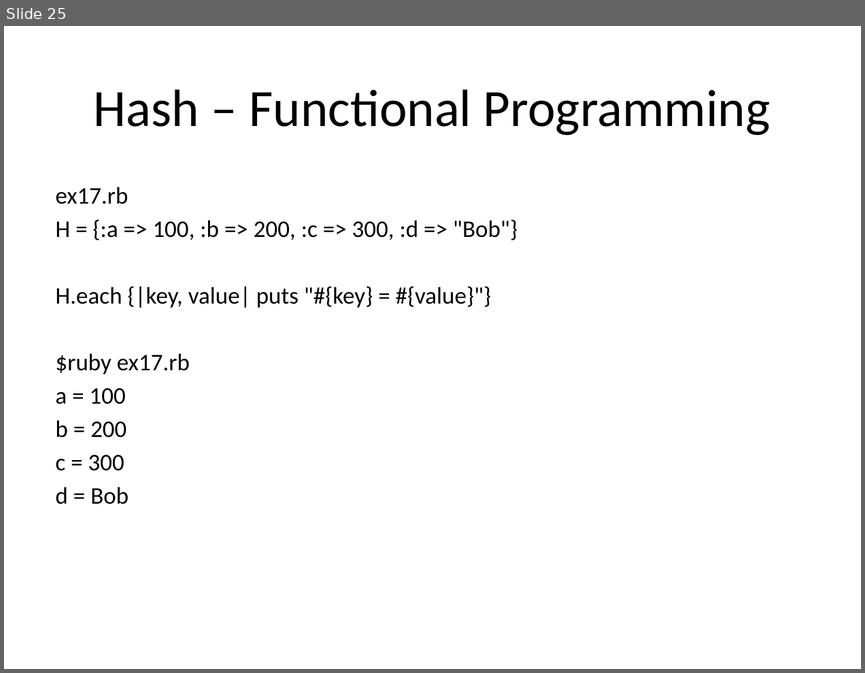
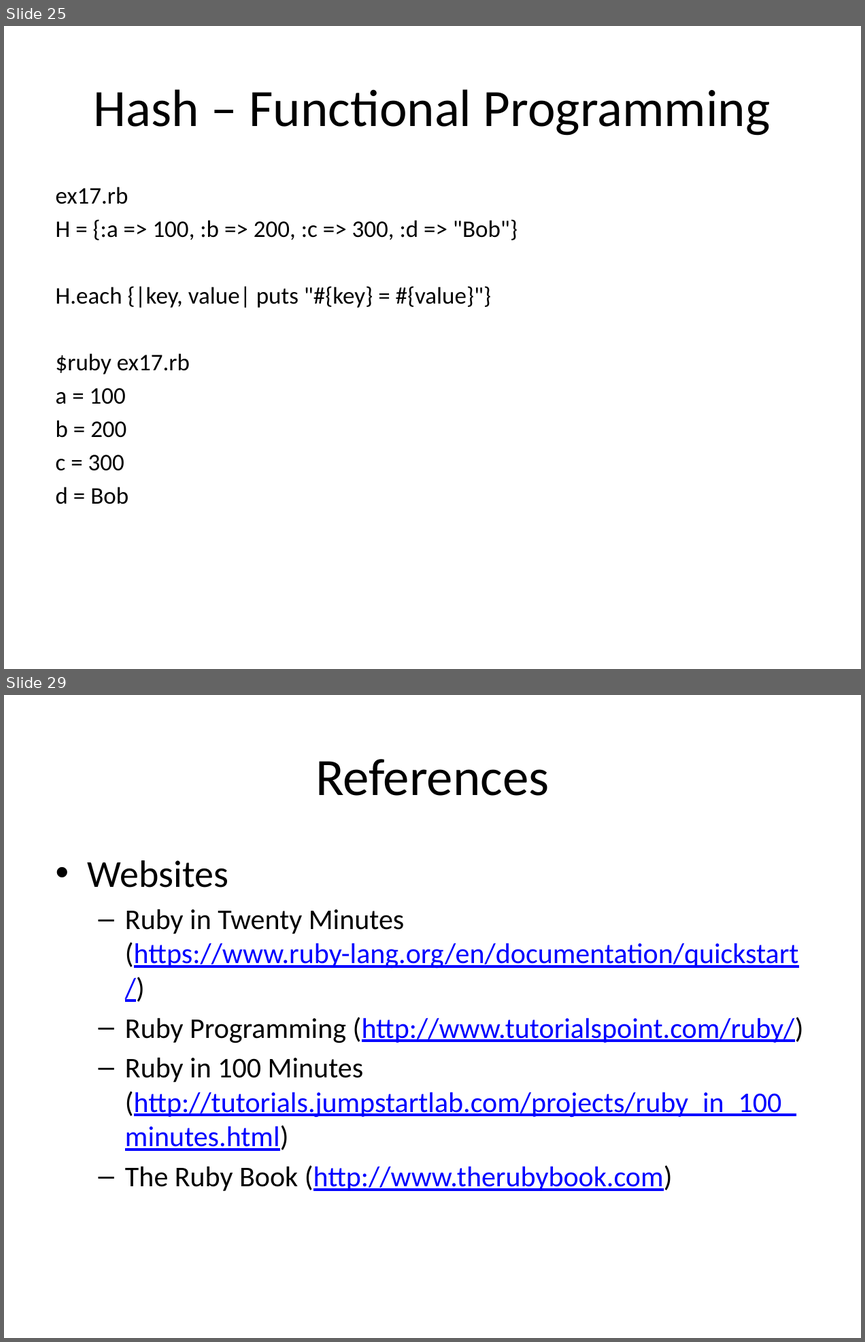
Before and after one commit to EmeraldCityProgrammingGroup/presentations-2014, a slide deck: RubyBasics.pptx. Shown one above the other, each under a label of ours: slide 25 before the commit, slides 25 and 29 after it; the slides between them are not shown. The pictures are 865x673 and 865x1342 pixels, drawn with LibreOffice and Linux fonts; fonts in the diff are those of the drawing. Boxes give left, top, right and bottom in pixels: in the first picture for what was removed or moved away, otherwise in the second. Text is boxed around its words. In the diff, an @@ line names an element or a change of style, - is before the commit and + after.

```diff
--- a/RubyBasics.pptx
+++ b/RubyBasics.pptx
@@ slide 29 added at (4, 695, 861, 1338), background #FFFFFF @@
@@ title added at (315, 759, 549, 796), 44 pt, text #000000 @@
+References
@@ text added at (88, 860, 804, 1191), 24 pt, text #0000FF, underline @@
+• Websites
+  – Ruby in Twenty Minutes (https://www.ruby-lang.org/en/documentation/quickstart/)
+  – Ruby Programming (http://www.tutorialspoint.com/ruby/)
+  – Ruby in 100 Minutes (http://tutorials.jumpstartlab.com/projects/ruby_in_100_minutes.html)
+  – The Ruby Book (http://www.therubybook.com)
```
Also in this commit, not shown: 15 slides changed, 1 other slide added.
